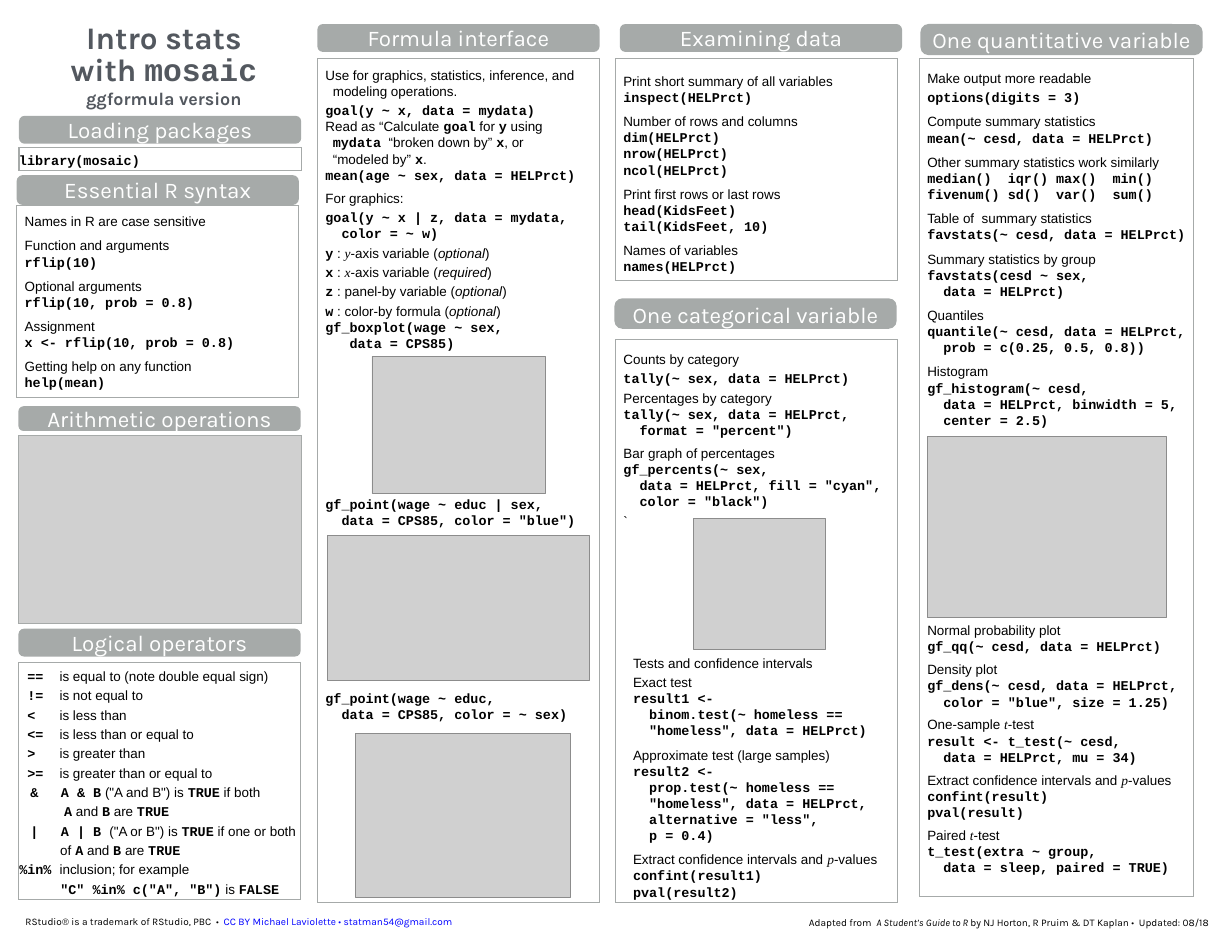
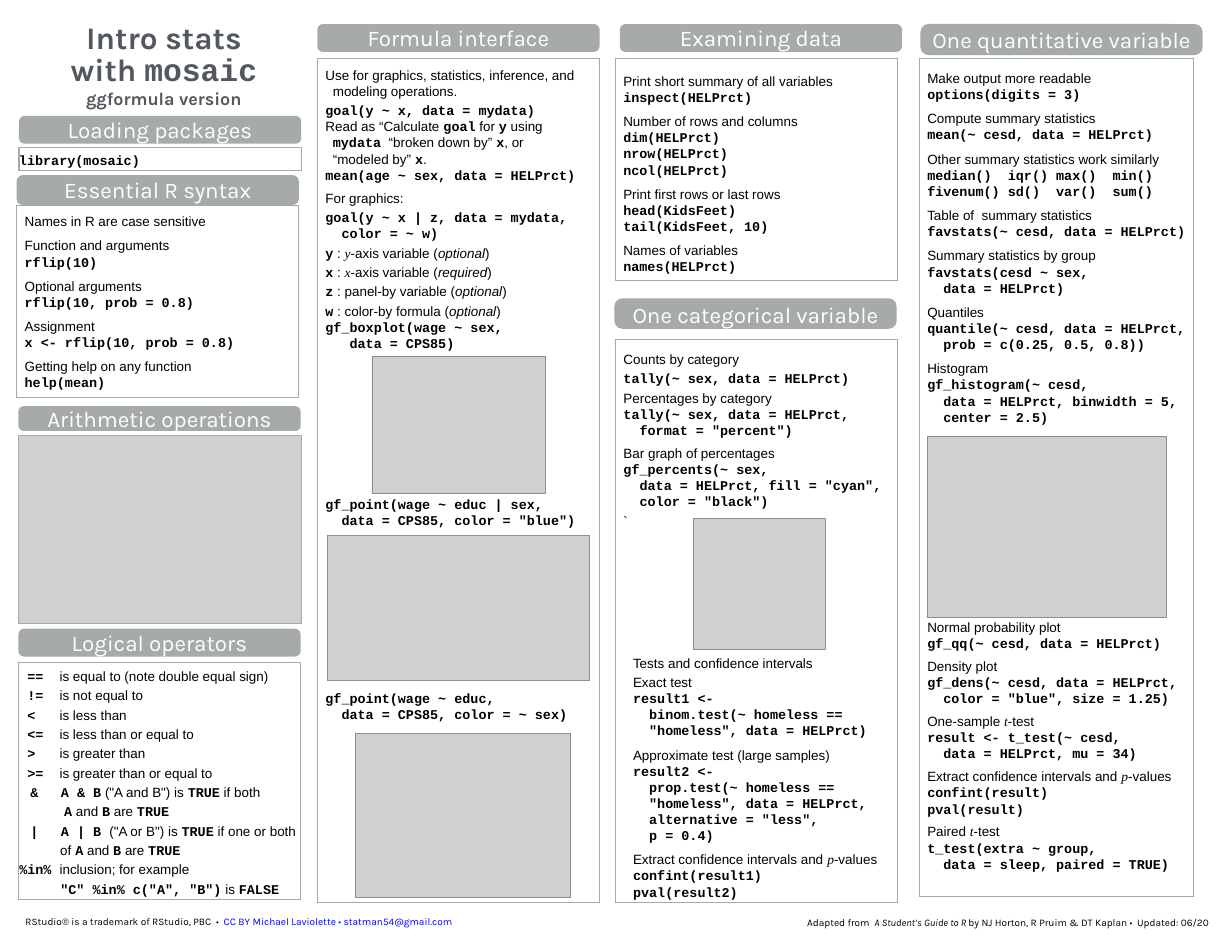
Before and after one commit to mlaviolet/Mosaic-cheatsheets, a slide deck: slide 1 of mosaic-cheatsheet-gf.pptx. Drawn at 1232x952 pixels with LibreOffice and Linux fonts; fonts in the diff are those of the drawing; grey boxes stand for pictures. Boxes give left, top, right and bottom in pixels: in the first picture for what was removed or moved away, otherwise in the second. Text is boxed around its words. In the diff, an @@ line names an element or a change of style, - is before the commit and + after.

```diff
--- a/mosaic-cheatsheet-gf.pptx
+++ b/mosaic-cheatsheet-gf.pptx
@@ text in rectangle at bbox=[927, 89, 1080, 102]: line spacing 1.2 to 1 @@
@@ text at bbox=[807, 918, 1209, 929]: text changed @@
-Adapted from A Student’s Guide to R by NJ Horton, R Pruim & DT Kaplan • Updated: 08/18
+Adapted from A Student’s Guide to R by NJ Horton, R Pruim & DT Kaplan • Updated: 06/20
```
Also in this commit, not shown: 1 other slide changed, 1 other file.
